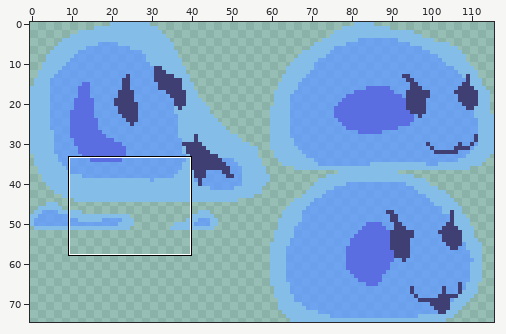
Two versions of one sprite sheet, assets/sprites/Slime.png. Above: a wide view before the commit, with the close-up outlined.
Close-up. Earlier state:
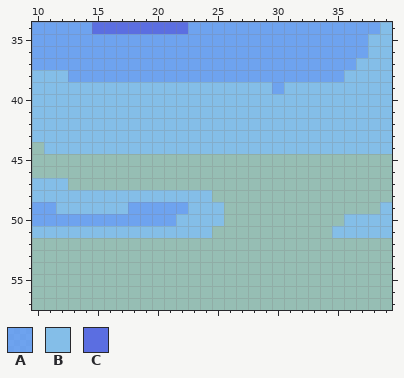
The file is 116x75 pixels. Shown: x 10..39, y 34..57.
Palette (. is transparent): A #639bffc8  B #84bee8  C #5b6ee1
Pixels before, first column x 10:
34 AAAAACCCCCCCCAAAAAAAAAAAAAAAAB
35 AAAAAAAAAAAAAAAAAAAAAAAAAAAABB
36 AAAAAAAAAAAAAAAAAAAAAAAAAAAABB
37 AAAAAAAAAAAAAAAAAAAAAAAAAAABBB
38 BBBAAAAAAAAAAAAAAAAAAAAAAABBBB
39 BBBBBBBBBBBBBBBBBBBBABBBBBBBBB
40 BBBBBBBBBBBBBBBBBBBBBBBBBBBBBB
41 BBBBBBBBBBBBBBBBBBBBBBBBBBBBBB
42 BBBBBBBBBBBBBBBBBBBBBBBBBBBBBB
43 BBBBBBBBBBBBBBBBBBBBBBBBBBBBBB
44 .BBBBBBBBBBBBBBBBBBBBBBBBBBBBB
45 ..............................
46 ..............................
47 BBB...........................
48 BBBBBBBBBBBBBBB...............
49 AABBBBBBAAAAABBB.............B
50 AAAAAAAAAAAABBBB..........BBBB
51 BBBBBBBBBBBBBBB..........BBBBB
After the commit:
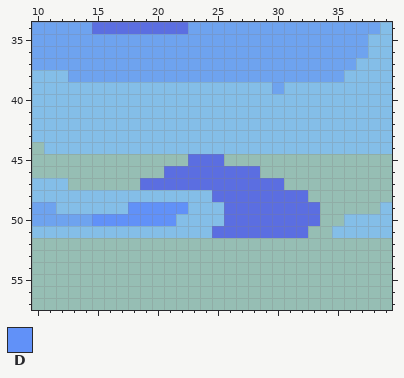
Colours new in this view: D #6191f8
Difference:
Changed rows in their new state; - is an unchanged pixel.
first column x 15:
45 --------CCC--------
46 ------CCCCCCCC-----
47 ----CCCCCCCCCCCC---
48 ----------CCCCCCCC-
49 ---DDDDD---CCCCCCCC
50 DDDDDDD----CCCCCCCC
51 ----------CCCCCCCC-
Where, in picture pixels (left, top, right, bottom), the same in both close-ups:
changed: (92, 154, 320, 238)
